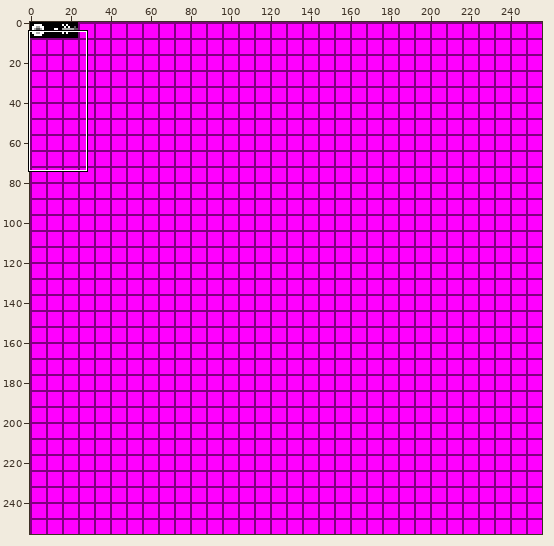
Two states of a sprite sheet, res/Tiles/particle_sheet.png. Above, an overview of the earlier version with the close-up marked.
Close-up. Before:
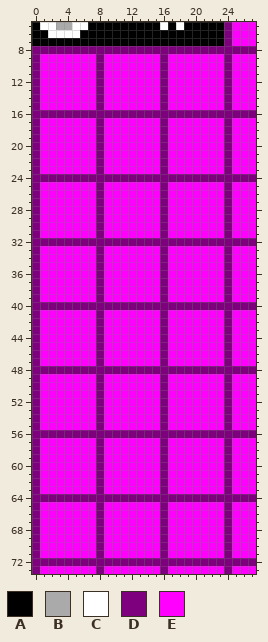
The file is 256x256 pixels. Shown: x 0..27, y 5..73.
Palette (. is transparent): A #000000  B #aaaaaa  C #ffffff  D #7f007f  E #ff00ff
Pixels before, first column x 0:
 5 ACCBBCCAAAAAAAAACACAAAAADEEE
 6 AACCCCAAAAAAAAAAAAAAAAAADEEE
 7 AAAAAAAAAAAAAAAAAAAAAAAADEEE
 8 DDDDDDDDDDDDDDDDDDDDDDDDDDDD
 9 DEEEEEEEDEEEEEEEDEEEEEEEDEEE
10 DEEEEEEEDEEEEEEEDEEEEEEEDEEE
11 DEEEEEEEDEEEEEEEDEEEEEEEDEEE
12 DEEEEEEEDEEEEEEEDEEEEEEEDEEE
13 DEEEEEEEDEEEEEEEDEEEEEEEDEEE
14 DEEEEEEEDEEEEEEEDEEEEEEEDEEE
15 DEEEEEEEDEEEEEEEDEEEEEEEDEEE
16 DDDDDDDDDDDDDDDDDDDDDDDDDDDD
17 DEEEEEEEDEEEEEEEDEEEEEEEDEEE
18 DEEEEEEEDEEEEEEEDEEEEEEEDEEE
19 DEEEEEEEDEEEEEEEDEEEEEEEDEEE
20 DEEEEEEEDEEEEEEEDEEEEEEEDEEE
21 DEEEEEEEDEEEEEEEDEEEEEEEDEEE
22 DEEEEEEEDEEEEEEEDEEEEEEEDEEE
23 DEEEEEEEDEEEEEEEDEEEEEEEDEEE
24 DDDDDDDDDDDDDDDDDDDDDDDDDDDD
25 DEEEEEEEDEEEEEEEDEEEEEEEDEEE
26 DEEEEEEEDEEEEEEEDEEEEEEEDEEE
27 DEEEEEEEDEEEEEEEDEEEEEEEDEEE
28 DEEEEEEEDEEEEEEEDEEEEEEEDEEE
29 DEEEEEEEDEEEEEEEDEEEEEEEDEEE
30 DEEEEEEEDEEEEEEEDEEEEEEEDEEE
31 DEEEEEEEDEEEEEEEDEEEEEEEDEEE
32 DDDDDDDDDDDDDDDDDDDDDDDDDDDD
33 DEEEEEEEDEEEEEEEDEEEEEEEDEEE
34 DEEEEEEEDEEEEEEEDEEEEEEEDEEE
35 DEEEEEEEDEEEEEEEDEEEEEEEDEEE
36 DEEEEEEEDEEEEEEEDEEEEEEEDEEE
37 DEEEEEEEDEEEEEEEDEEEEEEEDEEE
38 DEEEEEEEDEEEEEEEDEEEEEEEDEEE
39 DEEEEEEEDEEEEEEEDEEEEEEEDEEE
40 DDDDDDDDDDDDDDDDDDDDDDDDDDDD
41 DEEEEEEEDEEEEEEEDEEEEEEEDEEE
42 DEEEEEEEDEEEEEEEDEEEEEEEDEEE
43 DEEEEEEEDEEEEEEEDEEEEEEEDEEE
44 DEEEEEEEDEEEEEEEDEEEEEEEDEEE
45 DEEEEEEEDEEEEEEEDEEEEEEEDEEE
46 DEEEEEEEDEEEEEEEDEEEEEEEDEEE
47 DEEEEEEEDEEEEEEEDEEEEEEEDEEE
48 DDDDDDDDDDDDDDDDDDDDDDDDDDDD
49 DEEEEEEEDEEEEEEEDEEEEEEEDEEE
50 DEEEEEEEDEEEEEEEDEEEEEEEDEEE
51 DEEEEEEEDEEEEEEEDEEEEEEEDEEE
52 DEEEEEEEDEEEEEEEDEEEEEEEDEEE
53 DEEEEEEEDEEEEEEEDEEEEEEEDEEE
54 DEEEEEEEDEEEEEEEDEEEEEEEDEEE
55 DEEEEEEEDEEEEEEEDEEEEEEEDEEE
56 DDDDDDDDDDDDDDDDDDDDDDDDDDDD
57 DEEEEEEEDEEEEEEEDEEEEEEEDEEE
58 DEEEEEEEDEEEEEEEDEEEEEEEDEEE
59 DEEEEEEEDEEEEEEEDEEEEEEEDEEE
60 DEEEEEEEDEEEEEEEDEEEEEEEDEEE
61 DEEEEEEEDEEEEEEEDEEEEEEEDEEE
62 DEEEEEEEDEEEEEEEDEEEEEEEDEEE
63 DEEEEEEEDEEEEEEEDEEEEEEEDEEE
64 DDDDDDDDDDDDDDDDDDDDDDDDDDDD
65 DEEEEEEEDEEEEEEEDEEEEEEEDEEE
66 DEEEEEEEDEEEEEEEDEEEEEEEDEEE
67 DEEEEEEEDEEEEEEEDEEEEEEEDEEE
68 DEEEEEEEDEEEEEEEDEEEEEEEDEEE
69 DEEEEEEEDEEEEEEEDEEEEEEEDEEE
70 DEEEEEEEDEEEEEEEDEEEEEEEDEEE
71 DEEEEEEEDEEEEEEEDEEEEEEEDEEE
72 DDDDDDDDDDDDDDDDDDDDDDDDDDDD
73 DEEEEEEEDEEEEEEEDEEEEEEEDEEE
The result:
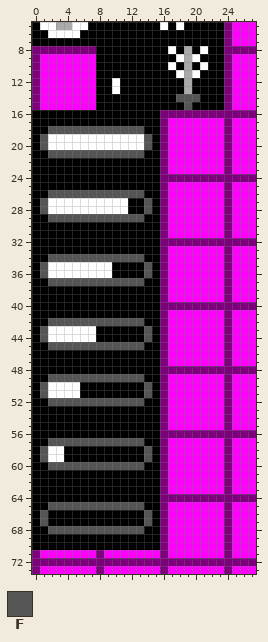
Colours new in this view: F #555555
Diff:
Changed rows in their new state; - is an unchanged pixel.
first column x 0:
 8 --------AAAAAAAAACABACAA
 9 --------AAAAAAAAAACBCAAA
10 --------AAAAAAAAACABACAA
11 --------AAAAAAAAAACBCAAA
12 --------AACAAAAAAAABAAAA
13 --------AACAAAAAAAABAAAA
14 --------AAAAAAAAAAFFFAAA
15 --------AAAAAAAAAAAFAAAA
16 AAAAAAAAAAAAAAAA--------
17 AAAAAAAAAAAAAAAA--------
18 AAFFFFFFFFFFFFAA--------
19 AFCCCCCCCCCCCCFA--------
20 AFCCCCCCCCCCCCFA--------
21 AAFFFFFFFFFFFFAA--------
22 AAAAAAAAAAAAAAAA--------
23 AAAAAAAAAAAAAAAA--------
24 AAAAAAAAAAAAAAAA--------
25 AAAAAAAAAAAAAAAA--------
26 AAFFFFFFFFFFFFAA--------
27 AFCCCCCCCCCCAAFA--------
28 AFCCCCCCCCCCAAFA--------
29 AAFFFFFFFFFFFFAA--------
30 AAAAAAAAAAAAAAAA--------
31 AAAAAAAAAAAAAAAA--------
32 AAAAAAAAAAAAAAAA--------
33 AAAAAAAAAAAAAAAA--------
34 AAFFFFFFFFFFFFAA--------
35 AFCCCCCCCCAAAAFA--------
36 AFCCCCCCCCAAAAFA--------
37 AAFFFFFFFFFFFFAA--------
38 AAAAAAAAAAAAAAAA--------
39 AAAAAAAAAAAAAAAA--------
40 AAAAAAAAAAAAAAAA--------
41 AAAAAAAAAAAAAAAA--------
42 AAFFFFFFFFFFFFAA--------
43 AFCCCCCCAAAAAAFA--------
44 AFCCCCCCAAAAAAFA--------
45 AAFFFFFFFFFFFFAA--------
46 AAAAAAAAAAAAAAAA--------
47 AAAAAAAAAAAAAAAA--------
48 AAAAAAAAAAAAAAAA--------
49 AAFFFFFFFFFFFFAA--------
50 AFCCCCAAAAAAAAFA--------
51 AFCCCCAAAAAAAAFA--------
52 AAFFFFFFFFFFFFAA--------
53 AAAAAAAAAAAAAAAA--------
54 AAAAAAAAAAAAAAAA--------
55 AAAAAAAAAAAAAAAA--------
56 AAAAAAAAAAAAAAAA--------
57 AAFFFFFFFFFFFFAA--------
58 AFCCAAAAAAAAAAFA--------
59 AFCCAAAAAAAAAAFA--------
60 AAFFFFFFFFFFFFAA--------
61 AAAAAAAAAAAAAAAA--------
62 AAAAAAAAAAAAAAAA--------
63 AAAAAAAAAAAAAAAA--------
64 AAAAAAAAAAAAAAAA--------
65 AAFFFFFFFFFFFFAA--------
66 AFAAAAAAAAAAAAFA--------
67 AFAAAAAAAAAAAAFA--------
68 AAFFFFFFFFFFFFAA--------
69 AAAAAAAAAAAAAAAA--------
70 AAAAAAAAAAAAAAAA--------
